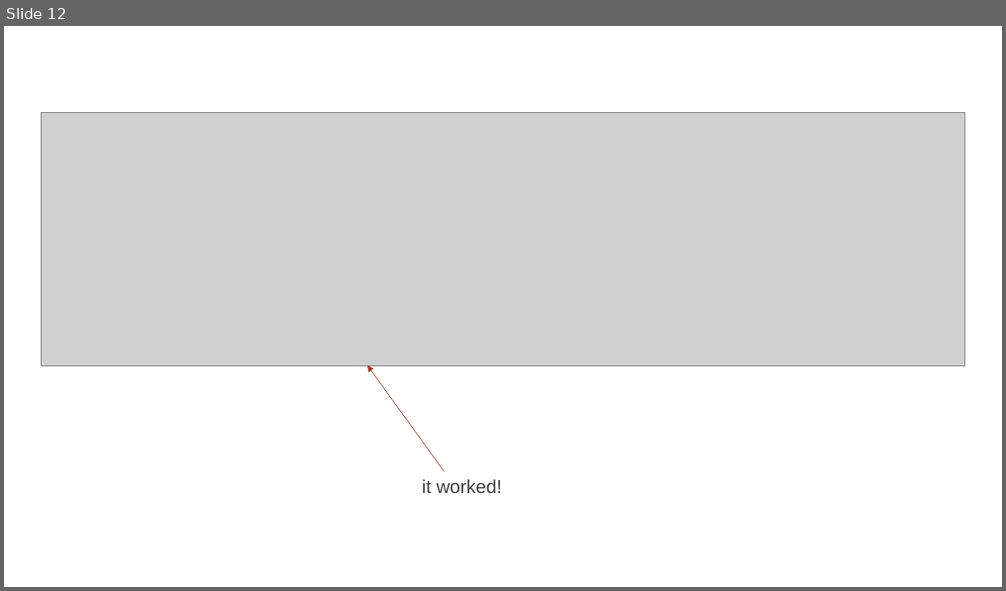
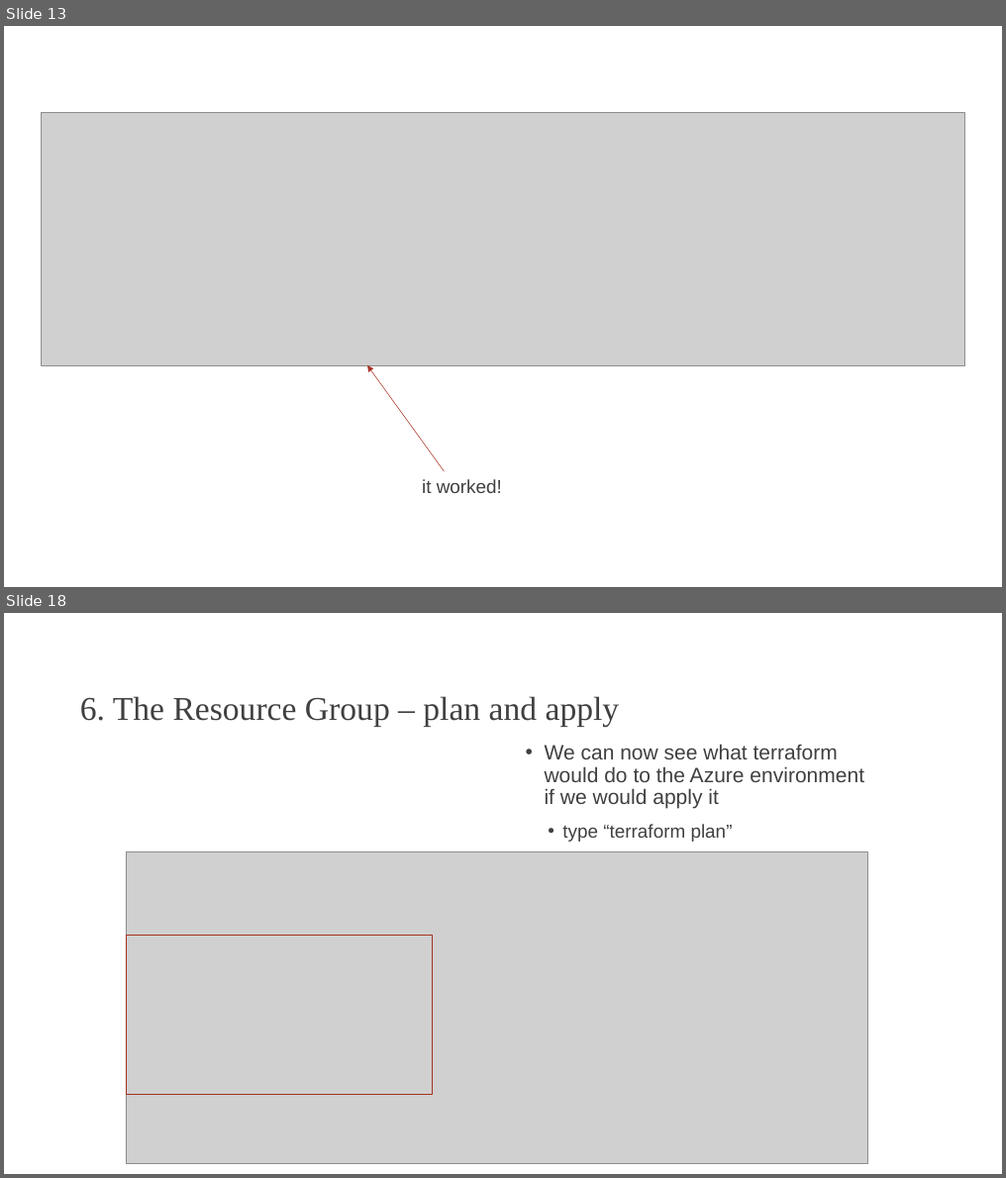
Before and after one commit to johnverbiest/Terraform101-KnowledgeShare, a slide deck: Terraform 101.pptx. Shown one above the other, each under a label of ours: slide 12 before the commit, slides 13 and 18 after it; the slides between them are not shown. The pictures are 1006x591 and 1006x1178 pixels, drawn with LibreOffice and Linux fonts; fonts in the diff are those of the drawing; grey boxes stand for pictures; background and template pictures are left out. Boxes give left, top, right and bottom in pixels: in the first picture for what was removed or moved away, otherwise in the second. Text is boxed around its words. In the diff, an @@ line names an element or a change of style, - is before the commit and + after.

Commit message:
Added a resource group

```diff
--- a/Terraform 101.pptx
+++ b/Terraform 101.pptx
@@ slide 18 added at (4,613,1002,1174), background picture (left out) @@
@@ title added at (80,696,620,727), 32 pt, text #404040 @@
+6. The Resource Group – plan and apply
@@ text added at (545,744,864,842), 20 pt, text #404040 @@
+• We can now see what terraform would do to the Azure environment if we would apply it
+  • type “terraform plan”
@@ picture added at (126,853,868,1164) @@
@@ rectangle added at (126,935,433,1094), outline #A63121 0.75 pt @@
@@ what was slide 12 is now slide 13 @@
```
Also in this commit, not shown: 2 slides changed, 5 other slides added, 1 other file.
